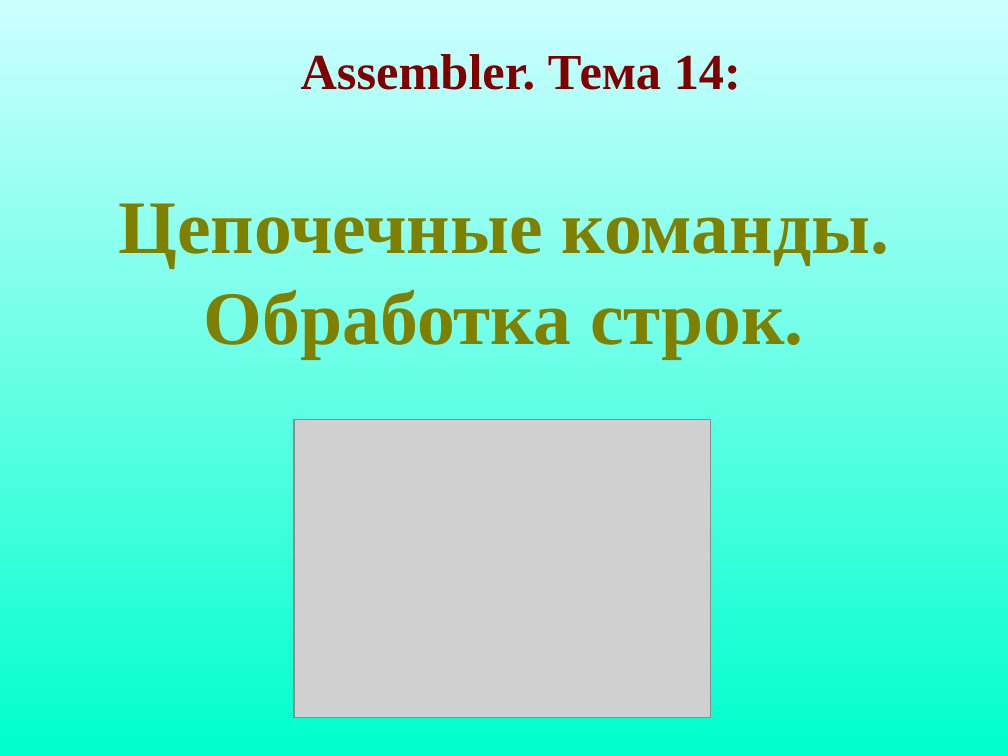
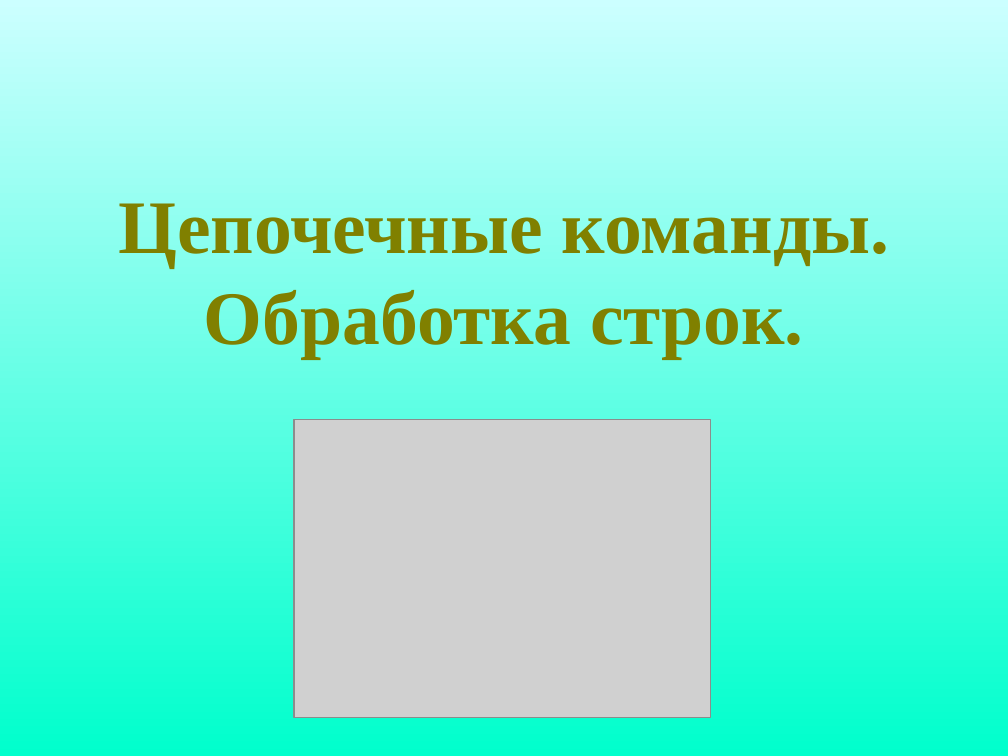
Before and after one commit to KavalevichArtyom/lessons.by, a slide deck: slide 1 of document/presentations/7/Команды_обработки_цепочек.ppt. Drawn at 1008x756 pixels with LibreOffice and Linux fonts; fonts in the diff are those of the drawing; grey boxes stand for pictures. Boxes give left, top, right and bottom in pixels: in the first picture for what was removed or moved away, otherwise in the second. Text is boxed around its words. In the diff, an @@ line names an element or a change of style, - is before the commit and + after.

```diff
--- a/document/presentations/7/Команды_обработки_цепочек.ppt
+++ b/document/presentations/7/Команды_обработки_цепочек.ppt
@@ subtitle removed at box(301, 54, 741, 90) @@
-Assembler. Тема 14:
```
Also in this commit, not shown: 7 other slides changed, 7 other files.
